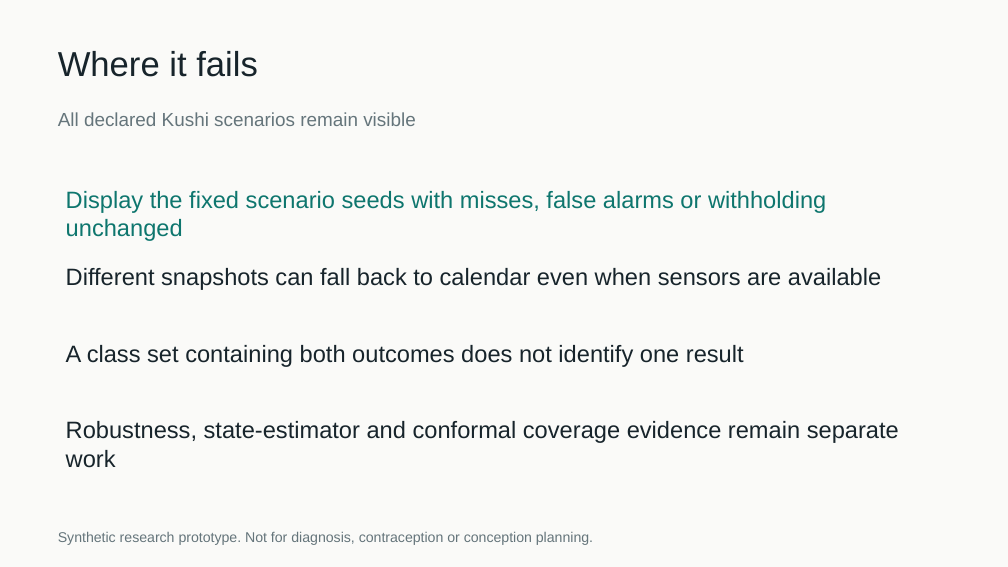
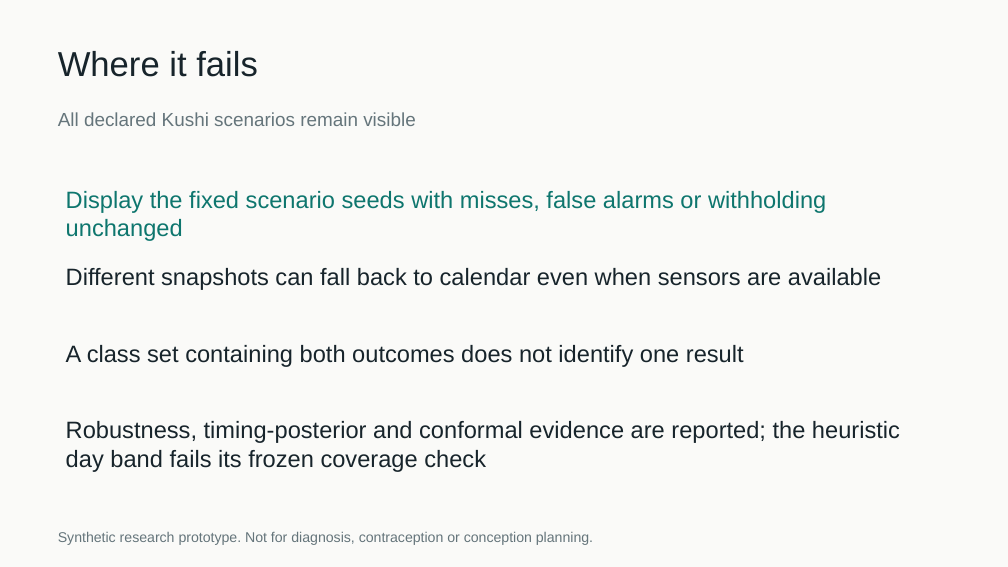
Before and after one commit to kushagragupta2005/CycleTwin_VIT, a slide deck: slide 23 of deliverables/CycleTwin_pitch_deck.pptx. Drawn at 1008x567 pixels with LibreOffice and Linux fonts; fonts in the diff are those of the drawing. Boxes give left, top, right and bottom in pixels: in the first picture for what was removed or moved away, otherwise in the second. Text is boxed around its words. In the diff, an @@ line names an element or a change of style, - is before the commit and + after.

Commit message:
Synchronize final evidence documentation

```diff
--- a/deliverables/CycleTwin_pitch_deck.pptx
+++ b/deliverables/CycleTwin_pitch_deck.pptx
@@ text at (66, 421, 900, 472): text changed @@
-Robustness, state-estimator and conformal coverage evidence remain separate work
+Robustness, timing-posterior and conformal evidence are reported; the heuristic day band fails its frozen coverage check
```
Also in this commit, not shown: 10 other files.
